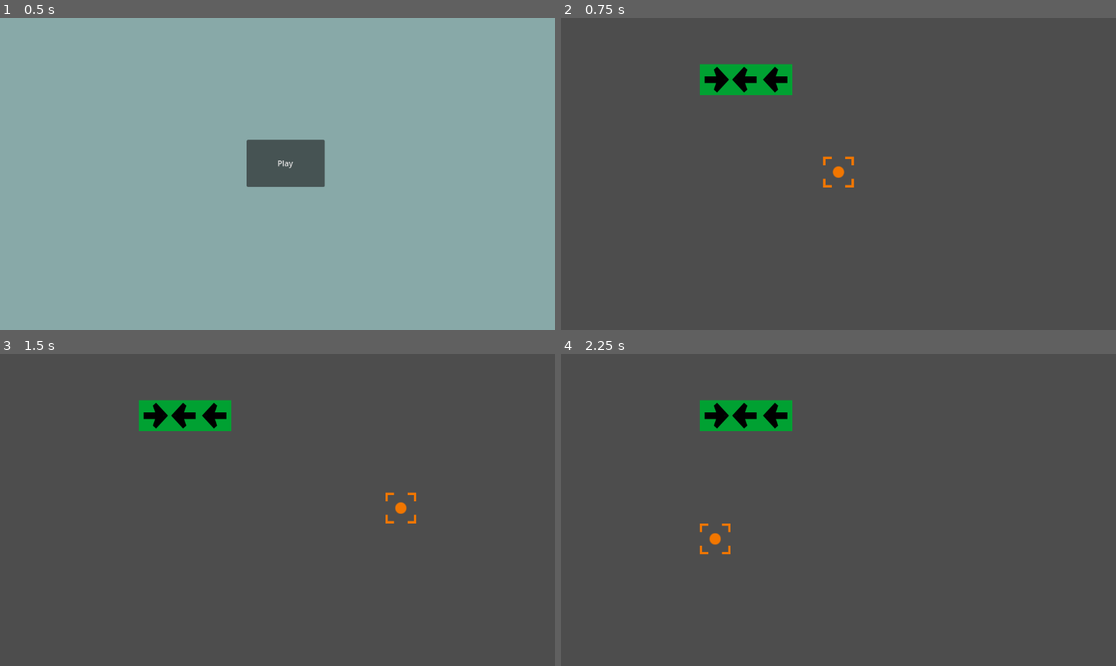
Above: before the commit, frames 1-4 (two rows, left to right).
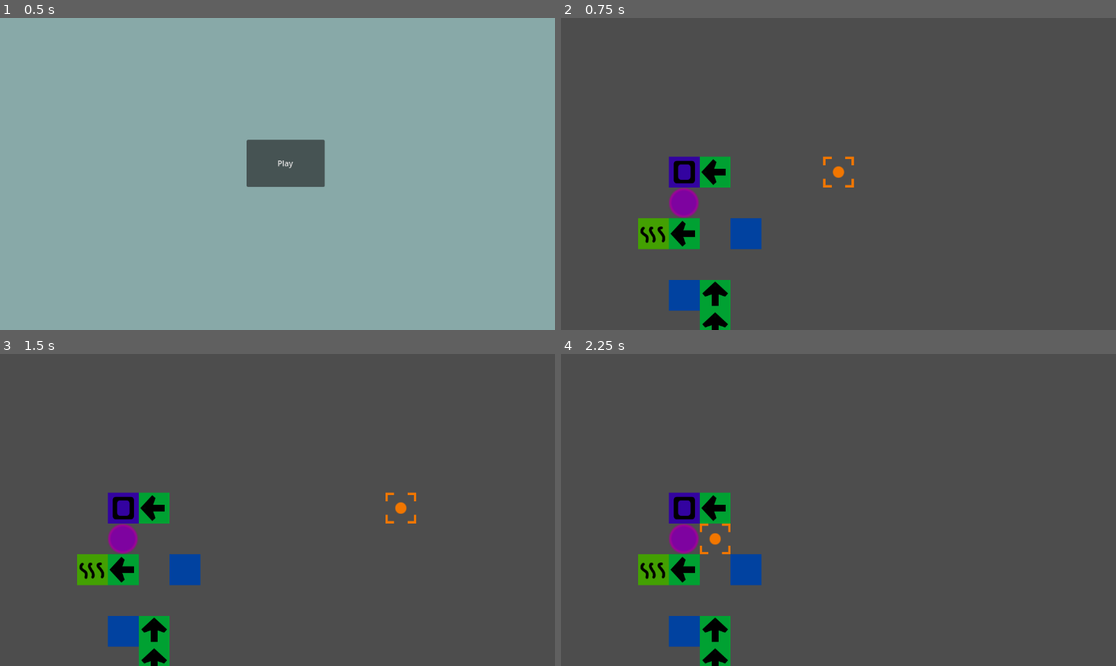
Above: after the commit, the same moments.

Repository: AthertonRoamer/CellGame
Game: Godot game, scene res://menu.tscn
The game is run twice, just before and just after one commit, with the same random seed, the same clock (stepped at 60 frames per second) and the same inputs.
Inputs (mouse positions are in pixels of both pictures, inside the frame that each line leads up to):
- Up to frame 1 (0.5 s): no input
- Up to frame 2 (0.75 s): click "Play" at 0.5 s
- Up to frame 3 (1.5 s): tap Enter at 1.25 s; move the mouse to (399, 494) at 1.27 s
- Up to frame 4 (2.25 s): tap Space at 2 s; move the mouse to (727, 525) at 2.02 s

Frame 1 is identical in both runs. In frame 2, 6.3% of the frame differs, in the area x 13-42%, y 14-100%; in frame 3, 6.3%; in frame 4, 6.3%.

Commit message:
Added wall, nucleus, and algae cells
Added wall, nucleus, and algae cells
Cleaned up evaluate code

Diff:
--- /dev/null
+++ b/CellGame/algae_cell.tscn
@@ -0,0 +1,18 @@
+[gd_scene load_steps=5 format=3 uid="uid://c3ovry6jffdg0"]
+
+[ext_resource type="Texture2D" uid="uid://nqyl1ajg3kwj" path="res://art/filler_algae_cell.png" id="1_b3xaf"]
+[ext_resource type="Shader" path="res://cells/algae_cell_fade.gdshader" id="1_gv6wh"]
+[ext_resource type="Script" path="res://cells/algae_cell.gd" id="2_j3h0d"]
+
+[sub_resource type="ShaderMaterial" id="ShaderMaterial_jy0qq"]
+shader = ExtResource("1_gv6wh")
+shader_parameter/alpha = 1.0
+
+[node name="AlgaeCell" type="Sprite2D"]
+material = SubResource("ShaderMaterial_jy0qq")
+texture = ExtResource("1_b3xaf")
+script = ExtResource("2_j3h0d")
+
+[node name="FreeTimer" type="Timer" parent="."]
+
+[connection signal="timeout" from="FreeTimer" to="." method="_on_free_timer_timeout"]
--- /dev/null
+++ b/CellGame/cells/algae_cell.gd
@@ -0,0 +1,28 @@
+extends Cell
+class_name AlgaeCell
+
+
+func _ready():
+	super()
+	cell_type = Data.ALGAE_CELL
+	flimsy = true
+	Data.connect("changing", _on_changing)
+
+
+func _on_changing():
+	if nucleus is Nucleus:
+		nucleus.energy += 1
+	else:
+		push_error("algae cell " + name + " instansiated without nucleus")
+		pass
+
+
+func shatter(): #function called on flimsy cells to remove them
+	var fade_tween = create_tween()
+	fade_tween.tween_property(self, "material:shader_parameter/alpha" , 0.0, (Data.change_interval - 0.6))
+	$FreeTimer.wait_time = Data.change_interval
+	$FreeTimer.start()
+
+
+func _on_free_timer_timeout():
+	queue_free()
--- /dev/null
+++ b/CellGame/cells/algae_cell_fade.gdshader
@@ -0,0 +1,9 @@
+shader_type canvas_item;
+
+uniform float alpha = 1.0;
+
+void fragment() {
+	vec4 c = texture(TEXTURE, UV);
+	c.a = alpha;
+	COLOR = c;
+}
--- a/CellGame/cells/cell.gd
+++ b/CellGame/cells/cell.gd
@@ -3,8 +3,11 @@
 #this is the base cell class that all the variants of cells can inherit from
 var cell_position : Vector2 #cell position indicates a "square" on the map, not a real position i.e. cell_position (1, 1) means position (64, 64)
 var cell_type : int
+var nucleus : Node # the nucleous that owns this cell
 var tween
 
+var unpushable := false # cell cannot be pushed if true
+var flimsy := false # cell destroyed when pushed if true
 
 
 func _ready():
@@ -42,6 +45,7 @@
 
 func push(direction : Vector2) -> void: #push is meant to be called to non-mover cells who are pushed
 	change_position(cell_position + direction)
+#	print(name + " was pushed in " + str(direction))
 
 
 func _on_global_register():
--- a/CellGame/cells/mover_cell.gd
+++ b/CellGame/cells/mover_cell.gd
@@ -27,3 +27,4 @@
 
 func move() -> void:
 	change_position(cell_position + mover_direction)
+#	print(name + " moved")
--- /dev/null
+++ b/CellGame/cells/nucleus.gd
@@ -0,0 +1,13 @@
+extends Cell
+class_name Nucleus
+
+var player_name : String = ""
+var player_id : int
+var energy : int = 0
+
+func _ready():
+	super()
+	cell_type = Data.NUCLEUS
+	player_id = Data.players.size()
+	Data.players.append(self)
+	unpushable = true
--- /dev/null
+++ b/CellGame/cells/wall_cell.gd
@@ -0,0 +1,8 @@
+extends Cell
+class_name WallCell
+#cell that cant be pushed
+
+func _ready():
+	super()
+	cell_type = Data.WALL_CELL
+	unpushable = true
--- a/CellGame/data/data.gd
+++ b/CellGame/data/data.gd
@@ -1,15 +1,20 @@
 extends Node
 signal register
+signal changing
 
-enum {BLANK_CELL, MOVER_CELL, BOMB_CELL}
+enum {BLANK_CELL, MOVER_CELL, WALL_CELL, NUCLEUS, ALGAE_CELL, BOMB_CELL}
 
 var cell_size = 64
 
 # this dictionary will contain vector2s mapped to cell nodes
 # it will be the authority for cell positions and will be referenced by the cell evalulator
 var current_layout : Dictionary
+var players := [] # array of all players nucleuses
 
 var change_interval := 2
 
+func alert_changing():
+	emit_signal("changing")
+
 func global_cell_register():
 	emit_signal("register")
--- /dev/null
+++ b/CellGame/nucleus.tscn
@@ -0,0 +1,8 @@
+[gd_scene load_steps=3 format=3 uid="uid://bgqmphk0xacml"]
+
+[ext_resource type="Texture2D" uid="uid://dlv1b6wqeuwwr" path="res://art/filler_nucleus_cell.png" id="1_f8ro6"]
+[ext_resource type="Script" path="res://cells/nucleus.gd" id="1_t1num"]
+
+[node name="Nucleus" type="Sprite2D"]
+texture = ExtResource("1_f8ro6")
+script = ExtResource("1_t1num")
--- /dev/null
+++ b/CellGame/wall_cell.tscn
@@ -0,0 +1,8 @@
+[gd_scene load_steps=3 format=3 uid="uid://ch3uqp2dp2x36"]
+
+[ext_resource type="Texture2D" uid="uid://deigenvrjhn5j" path="res://art/filler_wall_cell.png" id="1_cwsme"]
+[ext_resource type="Script" path="res://cells/wall_cell.gd" id="2_qb7bp"]
+
+[node name="WallCell" type="Sprite2D"]
+texture = ExtResource("1_cwsme")
+script = ExtResource("2_qb7bp")
--- a/CellGame/world.tscn
+++ b/CellGame/world.tscn
@@ -1,22 +1,46 @@
-[gd_scene load_steps=4 format=3 uid="uid://c7tfm4d68kv7b"]
+[gd_scene load_steps=8 format=3 uid="uid://c7tfm4d68kv7b"]
 
 [ext_resource type="Script" path="res://world/world.gd" id="1_8u1rj"]
 [ext_resource type="PackedScene" uid="uid://cw0bfdkvq5u88" path="res://mover_cell.tscn" id="2_u507c"]
+[ext_resource type="PackedScene" uid="uid://c3ovry6jffdg0" path="res://algae_cell.tscn" id="3_oknrq"]
+[ext_resource type="PackedScene" uid="uid://bgqmphk0xacml" path="res://nucleus.tscn" id="4_crvha"]
+[ext_resource type="PackedScene" uid="uid://ch3uqp2dp2x36" path="res://wall_cell.tscn" id="4_h3ocs"]
 [ext_resource type="PackedScene" uid="uid://cxgjohtrreoky" path="res://selector.tscn" id="4_m6we1"]
+[ext_resource type="PackedScene" uid="uid://bawd4mgcqb0y1" path="res://blank_cell.tscn" id="6_tg4ug"]
 
 [node name="World" type="Node2D"]
 script = ExtResource("1_8u1rj")
 
-[node name="MoverCell1" parent="." instance=ExtResource("2_u507c")]
-position = Vector2(320, 128)
+[node name="AlgaeCell" parent="." instance=ExtResource("3_oknrq")]
+position = Vector2(192, 448)
 
 [node name="MoverCell2" parent="." instance=ExtResource("2_u507c")]
-position = Vector2(384, 128)
+position = Vector2(320, 640)
+mover_direction = Vector2(0, -1)
+
+[node name="MoverCell3" parent="." instance=ExtResource("2_u507c")]
+position = Vector2(320, 320)
 mover_direction = Vector2(-1, 0)
 
-[node name="MoverCell3" parent="." instance=ExtResource("2_u507c")]
-position = Vector2(448, 128)
+[node name="MoverCell4" parent="." instance=ExtResource("2_u507c")]
+position = Vector2(256, 448)
 mover_direction = Vector2(-1, 0)
+
+[node name="MoverCell5" parent="." instance=ExtResource("2_u507c")]
+position = Vector2(320, 576)
+mover_direction = Vector2(0, -1)
+
+[node name="WallCell" parent="." instance=ExtResource("4_h3ocs")]
+position = Vector2(256, 320)
+
+[node name="Nucleus" parent="." instance=ExtResource("4_crvha")]
+position = Vector2(256, 384)
+
+[node name="BlankCell" parent="." instance=ExtResource("6_tg4ug")]
+position = Vector2(256, 576)
+
+[node name="BlankCell2" parent="." instance=ExtResource("6_tg4ug")]
+position = Vector2(384, 448)
 
 [node name="ChangeTimer" type="Timer" parent="."]
 
--- a/CellGame/world/world.gd
+++ b/CellGame/world/world.gd
@@ -13,194 +13,87 @@
 
 func evaluate_cells():
 	#call global cell register on data in between every phase
+
 	#evaluate mover cells
 	#phase: mover cells going up
 	var past_layout := Data.current_layout.duplicate() #dictionarys are always passed by reference so must use duplicate()
 	for cell_pos in past_layout:
-		var cell = past_layout[cell_pos]
-		if cell is MoverCell and cell.mover_direction == Vector2.UP:
-			#add logic to see if cell can move here
+		evaluate_mover_cell(cell_pos, past_layout, Vector2.UP)
+	Data.global_cell_register()
 
-			#compute strength and weight
-			var strength := 1
-			var weight := 0
-			var strength_behind := 1
-			var stocked := 0
-#			var strength_ahead := 0
-			#look backward
-			var past_space = cell_pos - cell.mover_direction
-			while(past_layout.has(past_space) and past_layout[past_space] is MoverCell and past_layout[past_space].mover_direction == cell.mover_direction):
-				strength += 1
-				strength_behind += 1
-				past_space -= cell.mover_direction
-			#look forward
-			var next_space = cell_pos + cell.mover_direction
-			var end_strength = false
-			while(past_layout.has(next_space) and past_layout[next_space] is Cell):
-				if past_layout[next_space] is MoverCell and past_layout[next_space].mover_direction == cell.mover_direction:
-					if end_strength:
-						stocked += 1 #this needs to be adjusted if we add wall cells
-					else:
-						strength += 1
-#						strength_ahead += 1
-				else:
-					end_strength = true
-					if stocked > 0:
-						stocked -= 1
-					else:
-						weight += 1
-					if weight > strength and end_strength:
-						break
-				next_space += cell.mover_direction
-			#reset looking forward
-			next_space = cell_pos + cell.mover_direction * strength
-			#preform final check based on accumulated data and move/push if applicable
-			if weight <= strength:
-				if past_layout.has(next_space) and past_layout[next_space] is Cell and weight >= strength_behind:
-					past_layout[next_space].push(cell.mover_direction)
-				cell.move()
-
-	Data.global_cell_register()
 	#phase: mover cells going down
 	past_layout = Data.current_layout.duplicate() #dictionarys are always passed by reference so must use duplicate()
 	for cell_pos in past_layout:
-		var cell = past_layout[cell_pos]
-		if cell is MoverCell and cell.mover_direction == Vector2.DOWN:
-			#add logic to see if cell can move here
+		evaluate_mover_cell(cell_pos, past_layout, Vector2.DOWN)
+	Data.global_cell_register()
 
-			#compute strength and weight
-			var strength := 1
-			var weight := 0
-			var strength_behind := 1
-			var stocked := 0
-#			var strength_ahead := 0
-			#look backward
-			var past_space = cell_pos - cell.mover_direction
-			while(past_layout.has(past_space) and past_layout[past_space] is MoverCell and past_layout[past_space].mover_direction == cell.mover_direction):
-				strength += 1
-				strength_behind += 1
-				past_space -= cell.mover_direction
-			#look forward
-			var next_space = cell_pos + cell.mover_direction
-			var end_strength = false
-			while(past_layout.has(next_space) and past_layout[next_space] is Cell):
-				if past_layout[next_space] is MoverCell and past_layout[next_space].mover_direction == cell.mover_direction:
-					if end_strength:
-						stocked += 1 #this needs to be adjusted if we add wall cells
-					else:
-						strength += 1
-#						strength_ahead += 1
-				else:
-					end_strength = true
-					if stocked > 0:
-						stocked -= 1
-					else:
-						weight += 1
-					if weight > strength and end_strength:
-						break
-				next_space += cell.mover_direction
-			#reset looking forward
-			next_space = cell_pos + cell.mover_direction * strength
-			#preform final check based on accumulated data and move/push if applicable
-			if weight <= strength:
-				if past_layout.has(next_space) and past_layout[next_space] is Cell and weight >= strength_behind:
-					past_layout[next_space].push(cell.mover_direction)
-				cell.move()
-
-	Data.global_cell_register()
 	#phase: mover cells going right
 	past_layout = Data.current_layout.duplicate() #dictionarys are always passed by reference so must use duplicate()
 	for cell_pos in past_layout:
-		var cell = past_layout[cell_pos]
-		if cell is MoverCell and cell.mover_direction == Vector2.RIGHT:
-			#add logic to see if cell can move here
+		evaluate_mover_cell(cell_pos, past_layout, Vector2.RIGHT)
+	Data.global_cell_register()
 
-			#compute strength and weight
-			var strength := 1
-			var weight := 0
-			var strength_behind := 1
-			var stocked := 0
-#			var strength_ahead := 0
-			#look backward
-			var past_space = cell_pos - cell.mover_direction
-			while(past_layout.has(past_space) and past_layout[past_space] is MoverCell and past_layout[past_space].mover_direction == cell.mover_direction):
-				strength += 1
-				strength_behind += 1
-				past_space -= cell.mover_direction
-			#look forward
-			var next_space = cell_pos + cell.mover_direction
-			var end_strength = false
-			while(past_layout.has(next_space) and past_layout[next_space] is Cell):
-				if past_layout[next_space] is MoverCell and past_layout[next_space].mover_direction == cell.mover_direction:
-					if end_strength:
-						stocked += 1 #this needs to be adjusted if we add wall cells
-					else:
-						strength += 1
-#						strength_ahead += 1
-				else:
-					end_strength = true
-					if stocked > 0:
-						stocked -= 1
-					else:
-						weight += 1
-					if weight > strength and end_strength:
-						break
-				next_space += cell.mover_direction #advance cursor so to speak
-			#reset looking forward
-			next_space = cell_pos + cell.mover_direction * strength
-			#preform final check based on accumulated data and move/push if applicable
-			if weight <= strength:
-				if past_layout.has(next_space) and past_layout[next_space] is Cell and weight >= strength_behind:
-					past_layout[next_space].push(cell.mover_direction)
-				cell.move()
-
-	Data.global_cell_register()
 	#phase: mover cells going left
 	past_layout = Data.current_layout.duplicate() #dictionarys are always passed by reference so must use duplicate()
 	for cell_pos in past_layout:
-		var cell = past_layout[cell_pos]
-		if cell is MoverCell and cell.mover_direction == Vector2.LEFT:
-			#add logic to see if cell can move here
+		evaluate_mover_cell(cell_pos, past_layout, Vector2.LEFT)
+	Data.global_cell_register()
 
-			#compute strength and weight
-			var strength := 1
-			var weight := 0
-			var strength_behind := 1
-			var stocked := 0
-#			var strength_ahead := 0
-			#look backward
-			var past_space = cell_pos - cell.mover_direction
-			while(past_layout.has(past_space) and past_layout[past_space] is MoverCell and past_layout[past_space].mover_direction == cell.mover_direction):
-				strength += 1
-				strength_behind += 1
-				past_space -= cell.mover_direction
-			#look forward
-			var next_space = cell_pos + cell.mover_direction
-			var end_strength = false
-			while(past_layout.has(next_space) and past_layout[next_space] is Cell):
-				if past_layout[next_space] is MoverCell and past_layout[next_space].mover_direction == cell.mover_direction:
-					if end_strength:
-						stocked += 1 #this needs to be adjusted if we add wall cells
-					else:
-						strength += 1
-#						strength_ahead += 1
+
+func evaluate_mover_cell(cell_pos : Vector2, past_layout : Dictionary, mover_direction : Vector2):
+	var cell = past_layout[cell_pos]
+	if cell is MoverCell and cell.mover_direction == mover_direction:
+		#logic to see if cell can move here
+		#compute strength and weight
+		var strength := 1
+		var weight := 0
+		var strength_behind := 1
+		var stocked := 0
+		var cell_to_break : Cell
+#		var strength_ahead := 0
+		#look backward
+		var past_space = cell_pos - cell.mover_direction
+		while(past_layout.has(past_space) and past_layout[past_space] is MoverCell and past_layout[past_space].mover_direction == cell.mover_direction):
+			strength += 1
+			strength_behind += 1
+			past_space -= cell.mover_direction
+		#look forward
+		var next_space = cell_pos + cell.mover_direction
+		var end_strength = false
+		while(past_layout.has(next_space) and past_layout[next_space] is Cell):
+			if past_layout[next_space] is MoverCell and past_layout[next_space].mover_direction == cell.mover_direction:
+				if end_strength:
+					stocked += 1
 				else:
-					end_strength = true
-					if stocked > 0:
-						stocked -= 1
-					else:
-						weight += 1
-					if weight > strength and end_strength:
-						break
-				next_space += cell.mover_direction
-			#reset looking forward
-			next_space = cell_pos + cell.mover_direction * strength
-			#preform final check based on accumulated data and move/push if applicable
-			if weight <= strength:
-				if past_layout.has(next_space) and past_layout[next_space] is Cell and weight >= strength_behind:
-					past_layout[next_space].push(cell.mover_direction)
-				cell.move()
+					strength += 1
+#					strength_ahead += 1
+			elif past_layout[next_space].unpushable: #cells that cannot be pushed
+				end_strength = true
+				weight = strength + 1
+				break
+			elif past_layout[next_space].flimsy: #cells that are destroyed on pushing
+				cell_to_break = past_layout[next_space]
+				break
+			else:
+				end_strength = true
+				if stocked > 0:
+					stocked -= 1
+				else:
+					weight += 1
+				if weight > strength and end_strength:
+					break
+			next_space += cell.mover_direction
+		#reset looking forward
+		next_space = cell_pos + cell.mover_direction * strength
+		#preform final check based on accumulated data and move/push if applicable
+		if weight <= strength:
+			if past_layout.has(next_space) and past_layout[next_space] is Cell and weight >= strength_behind:
+				past_layout[next_space].push(cell.mover_direction)
+			if cell_to_break != null:
+				cell_to_break.shatter()
+			cell.move()
 
 
 func _on_change_timer_timeout():
+	Data.alert_changing()
 	evaluate_cells()
Binary file added: CellGame/art/filler_algae_cell.png
Not shown, added: CellGame/art/filler_algae_cell.png.import
Binary file added: CellGame/art/filler_nucleus_cell.png
Not shown, added: CellGame/art/filler_nucleus_cell.png.import
Binary file added: CellGame/art/filler_wall_cell.png
Not shown, added: CellGame/art/filler_wall_cell.png.import
Not shown, added: CellGame/art/filler_algae_cell.png~
